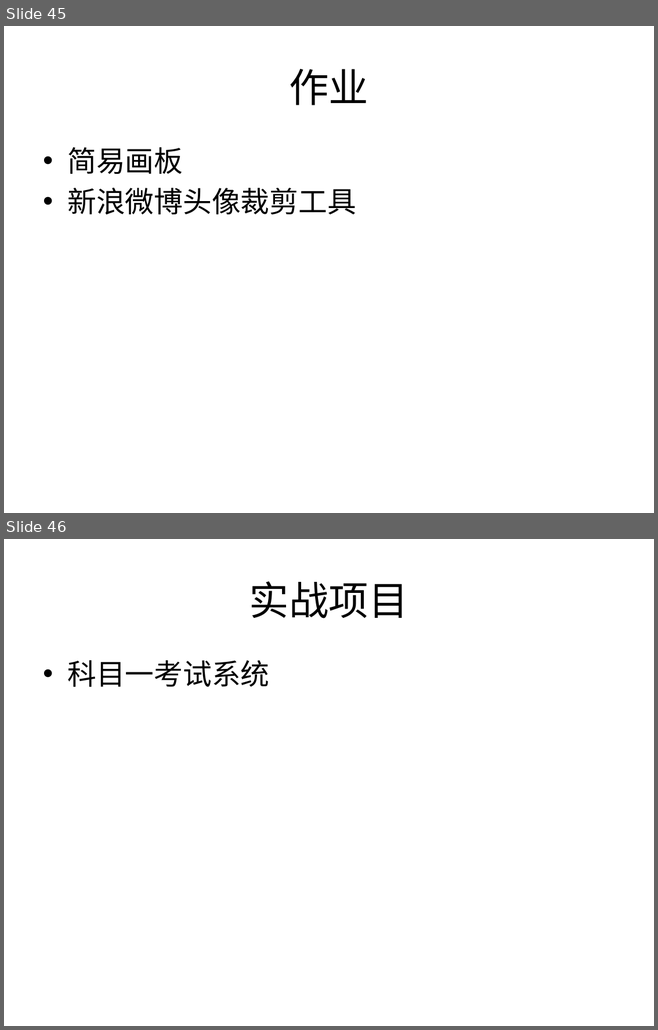
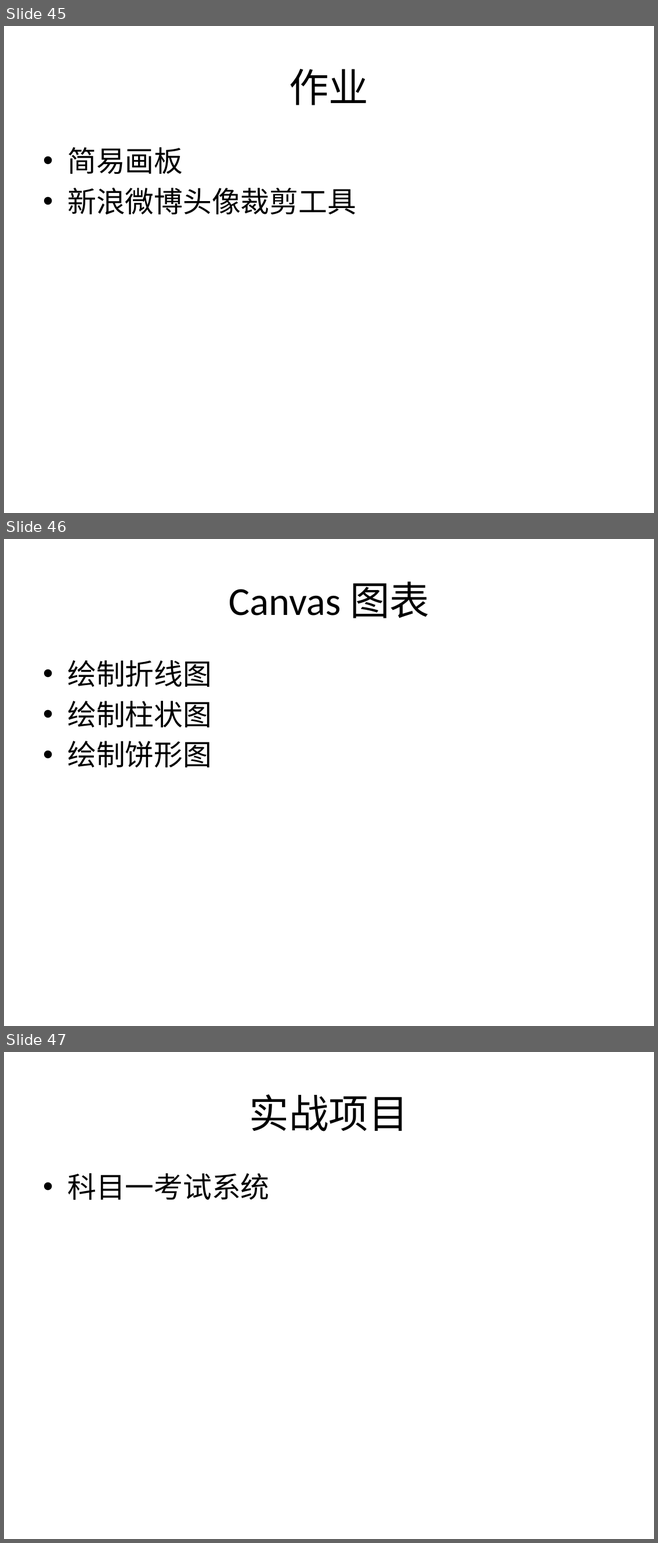
Before and after one commit to plter/HTML5Course20160612, a slide deck: Web前端教学记录.pptx. Shown one above the other, each under a label of ours: slides 45 and 46 before the commit, slides 45, 46 and 47 after it. The pictures are 658x1030 and 658x1543 pixels, drawn with LibreOffice and Linux fonts; fonts in the diff are those of the drawing. Boxes give left, top, right and bottom in pixels: in the first picture for what was removed or moved away, otherwise in the second. Text is boxed around its words. In the diff, an @@ line names an element or a change of style, - is before the commit and + after.

Commit message:
提交图表示例

```diff
--- a/Web前端教学记录.pptx
+++ b/Web前端教学记录.pptx
@@ slide 46 added at bbox=[4, 539, 654, 1026], background #FFFFFF @@
@@ title added at bbox=[228, 581, 429, 618], 44 pt, text #000000 @@
+Canvas 图表
@@ text added at bbox=[67, 660, 212, 768], 32 pt, text #000000 @@
+• 绘制折线图
+• 绘制柱状图
+• 绘制饼形图
@@ what was slide 46 is now slide 47 @@
```
Also in this commit, not shown: 3 other files.
